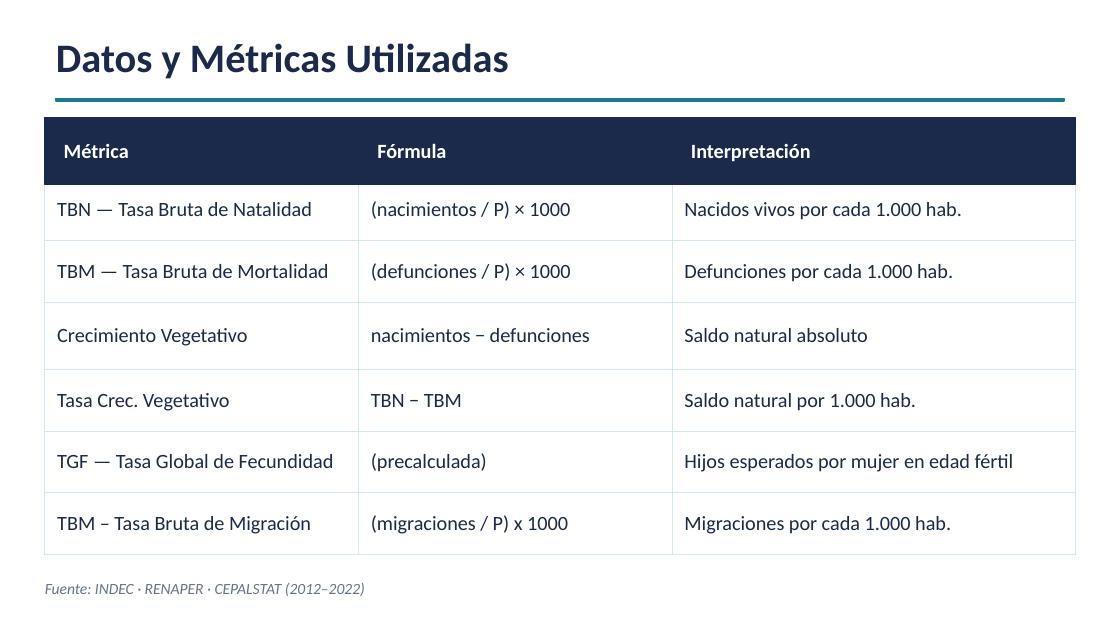
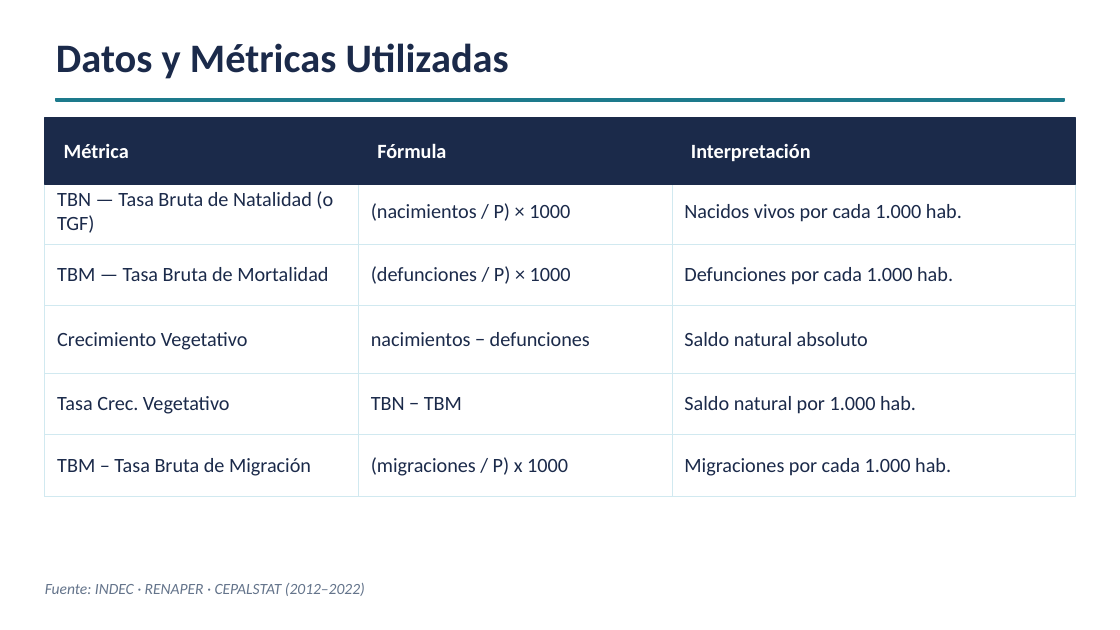
Before and after one commit to matias258/Analisis-sobre-Dinamicas-Demograficas-Argentinas-Mediante-UDE, a slide deck: slide 3 of UDE_Argentina_2050.pptx. Drawn at 1120x630 pixels with LibreOffice and Linux fonts; fonts in the diff are those of the drawing. Boxes give left, top, right and bottom in pixels: in the first picture for what was removed or moved away, otherwise in the second. Text is boxed around its words. In the diff, an @@ line names an element or a change of style, - is before the commit and + after.

```diff
--- a/UDE_Argentina_2050.pptx
+++ b/UDE_Argentina_2050.pptx
@@ table at box(45, 118, 1075, 495) @@
-row 2, column 1: TBN — Tasa Bruta de Natalidad
+row 2, column 1: TBN — Tasa Bruta de Natalidad (o TGF)
-row 6: TGF — Tasa Global de Fecundidad | (precalculada) | Hijos esperados por mujer en edad fértil
```
Also in this commit, not shown: 2 other slides changed, 1 other file.
